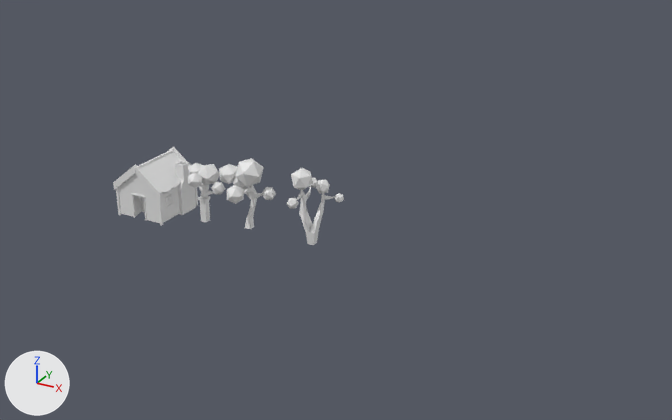
Two versions of the Blender file modelagem-casa.blend, one commit apart.
Before and after are seen from a camera (50 mm lens) standing at (158.0, -205.7, 114.8) and looking at (44.6, 0.5, 11.7). Lighting does not change. The marker at lower left points along +X, +Y and +Z. The same objects are shown in both versions, whatever each file hides.

The first picture shows 'Arvore1', 'Arvore2', 'Arvore3', 'Casa', 'Lareira', 'Torre'.
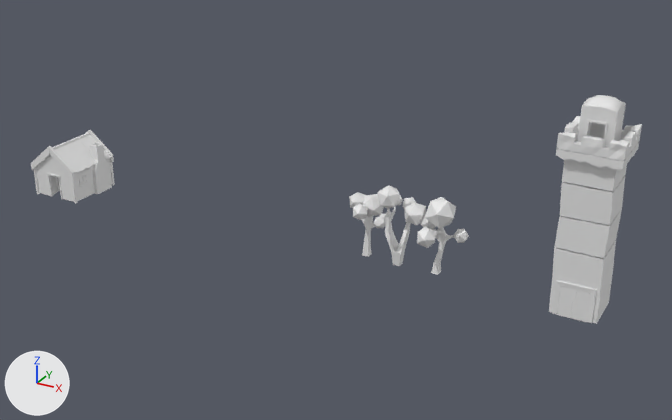
Edits to the bpy script that builds the scene:
```text
Change ob_casa:
    ob_casa.location: (-17.8, 0.0, 7.9) -> (-51.8, 0.0, 7.9)
Change ob_lareira:
    ob_lareira.location: (4.2, 0.0, 7.9) -> (-29.7, 0.0, 7.9)
Change ob_arvore1:
    ob_arvore1.location: (0.0, 0.0, 0.0) -> (53.4, 2.3, 0.3)
Change ob_arvore2:
    ob_arvore2.location: (16.0, 4.5, -1.8) -> (75.2, 4.5, -1.8)
Change ob_arvore3:
    ob_arvore3.location: (29.5, -0.6, 0.3) -> (56.2, -0.6, 0.3)
Change ob_torre:
    ob_torre.location: (0.0, 0.0, 0.0) -> (113.4, 0.1, 6.1)
    ob_torre.scale: (1.0, 1.0, 1.0) -> (5.91, 5.91, 5.91)
```

What differs and where, as boxes (x1, y1, x2, y2) in the pictures (672 x 420 px):
'Torre', moved, rescaled (623% wider, 667% taller): before (198, 193, 210, 222); after (549, 95, 642, 324)
'Casa', moved: before (113, 147, 198, 225); after (31, 130, 115, 204)
'Arvore2', moved: before (219, 158, 276, 229); after (404, 197, 469, 275)
'Arvore3', moved: before (287, 168, 344, 245); after (374, 185, 427, 266)
'Arvore1', moved: before (188, 163, 225, 198); after (349, 192, 387, 257)
'Lareira', moved: before (175, 161, 196, 215); after (90, 143, 112, 194)
